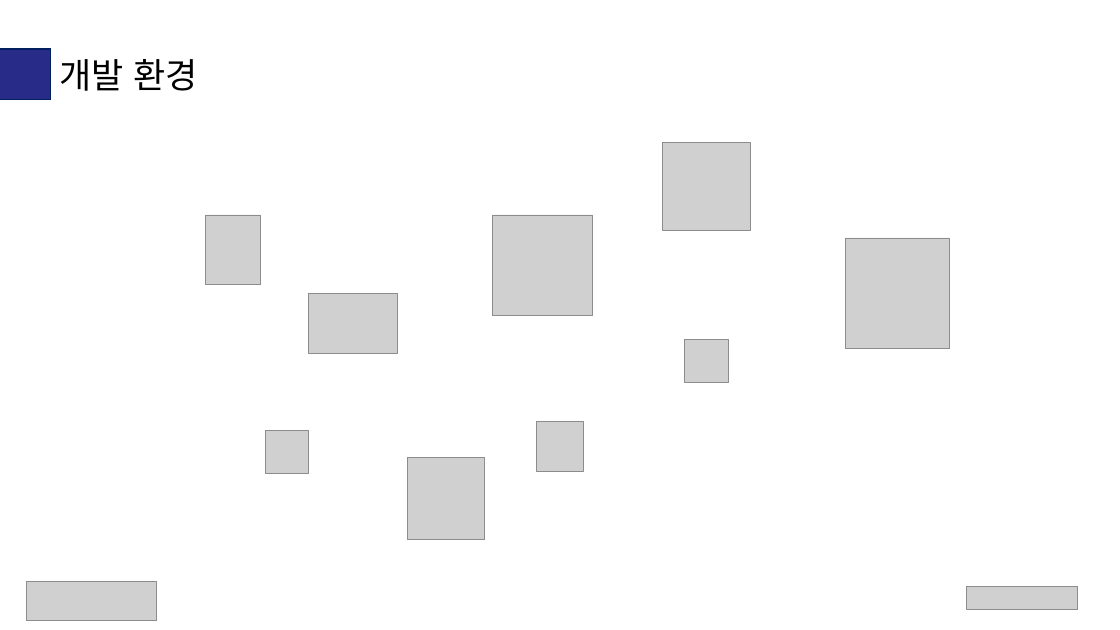
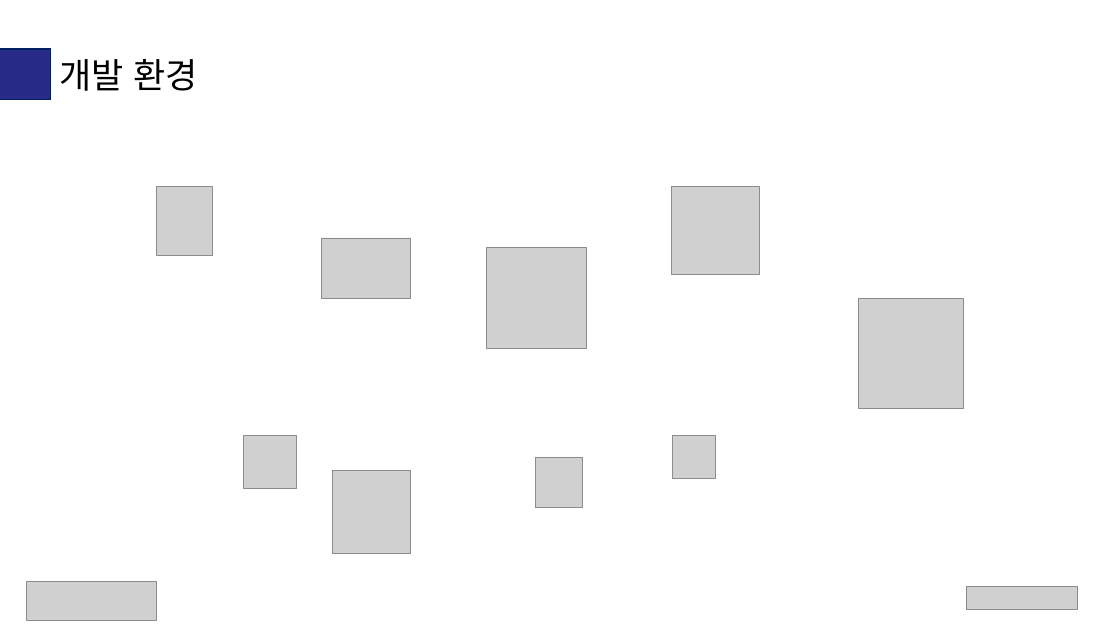
Before and after one commit to ANU-SmartFactory2021/ANU-SmartFactory2021, a slide deck: slide 19 of doc/02. 프로젝트 구현 자료/비전이동(2조)발표자료.pptx. Drawn at 1120x630 pixels with LibreOffice and Linux fonts; fonts in the diff are those of the drawing; grey boxes stand for pictures. Boxes give left, top, right and bottom in pixels: in the first picture for what was removed or moved away, otherwise in the second. Text is boxed around its words. In the diff, an @@ line names an element or a change of style, - is before the commit and + after.

```diff
--- a/doc/02. 프로젝트 구현 자료/비전이동(2조)발표자료.pptx
+++ b/doc/02. 프로젝트 구현 자료/비전이동(2조)발표자료.pptx
@@ picture: place and size @@
-picture at bbox=[205, 215, 260, 285]
+picture at bbox=[157, 187, 213, 256]
@@ picture: place and size @@
-picture at bbox=[663, 142, 751, 230]
+picture at bbox=[671, 187, 760, 275]
@@ picture: place and size @@
-picture at bbox=[308, 293, 397, 354]
+picture at bbox=[322, 238, 411, 298]
@@ picture: place and size @@
-picture at bbox=[492, 215, 593, 316]
+picture at bbox=[486, 248, 587, 349]
@@ picture: place and size @@
-picture at bbox=[845, 238, 949, 349]
+picture at bbox=[859, 298, 963, 409]
@@ picture: place and size @@
-picture at bbox=[266, 431, 308, 474]
+picture at bbox=[244, 436, 297, 489]
@@ picture: place and size @@
-picture at bbox=[685, 339, 728, 382]
+picture at bbox=[672, 436, 715, 479]
@@ picture: place and size @@
-picture at bbox=[408, 457, 486, 539]
+picture at bbox=[333, 471, 411, 554]
@@ picture: place and size @@
-picture at bbox=[537, 422, 584, 471]
+picture at bbox=[536, 457, 583, 507]
```
Also in this commit, not shown: 9 other slides changed, 2 other files.
